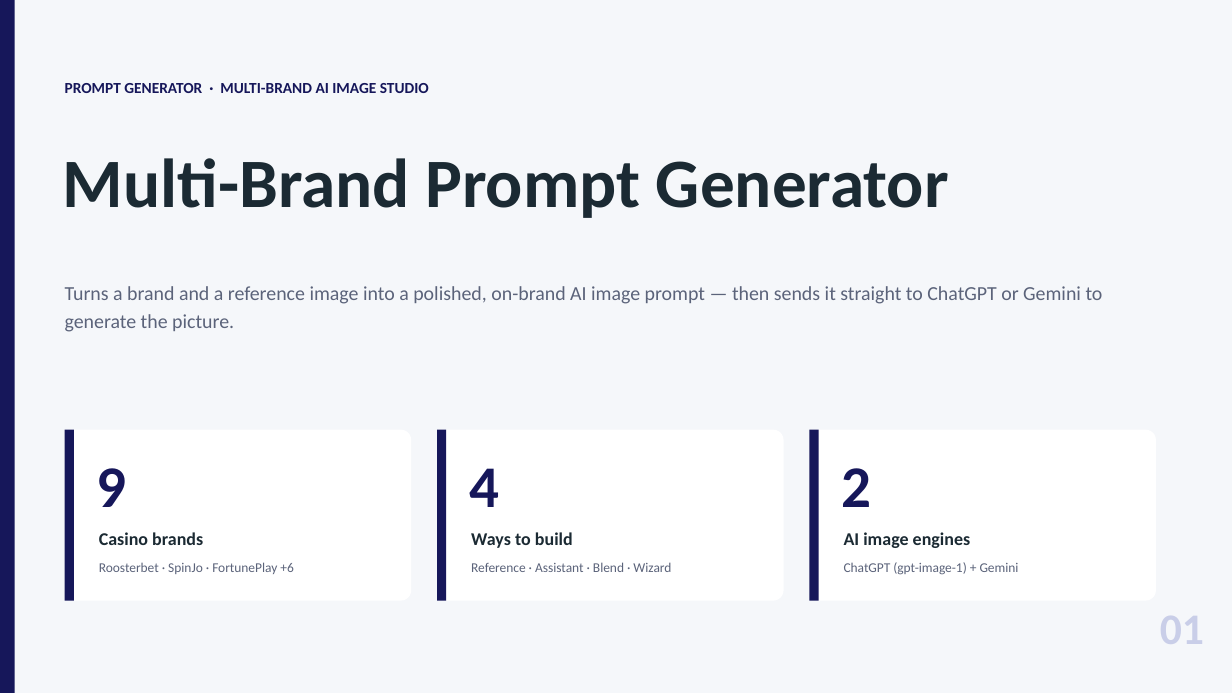
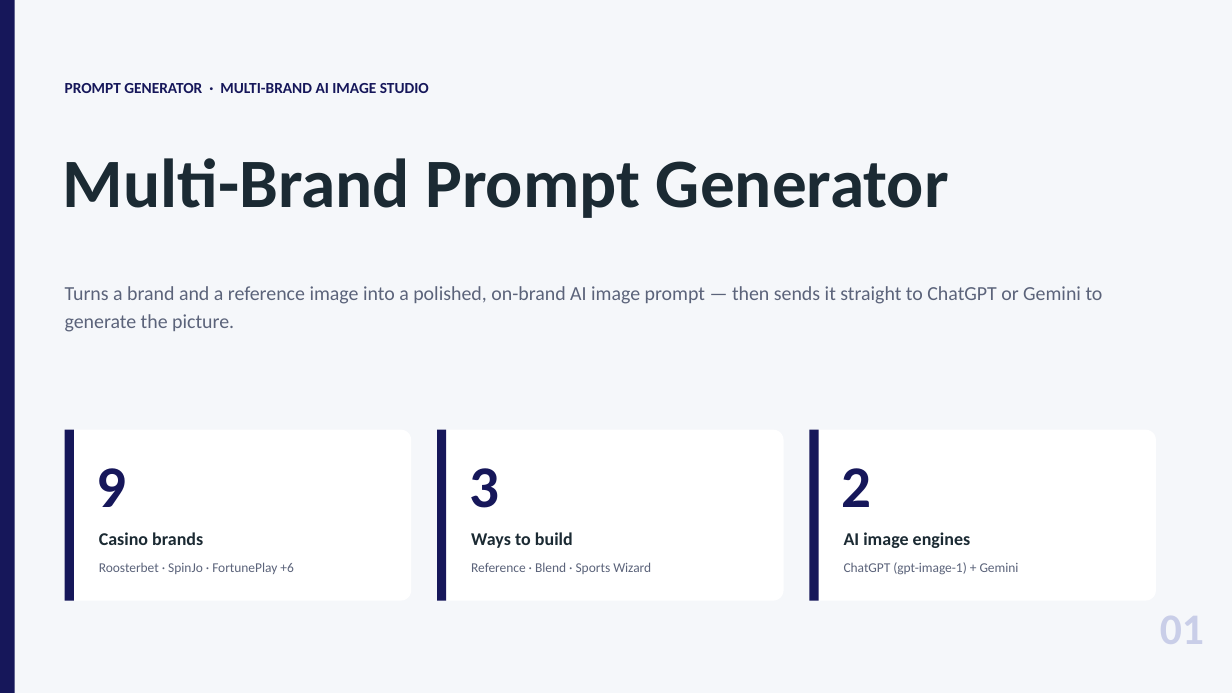
Before and after one commit to Optinet-Solutions-AI/Prompt-Generator, a slide deck: slide 1 of PromptGenerator_Overview.pptx. Drawn at 1232x693 pixels with LibreOffice and Linux fonts; fonts in the diff are those of the drawing. Boxes give left, top, right and bottom in pixels: in the first picture for what was removed or moved away, otherwise in the second. Text is boxed around its words. In the diff, an @@ line names an element or a change of style, - is before the commit and + after.

```diff
--- a/PromptGenerator_Overview.pptx
+++ b/PromptGenerator_Overview.pptx
@@ text at [469,468,499,508]: text changed @@
-4
+3
@@ text at [471,562,651,574]: text changed @@
-Reference · Assistant · Blend · Wizard
+Reference · Blend · Sports Wizard
```
Also in this commit, not shown: 9 other slides changed, 1 slide removed, 1 other file.
